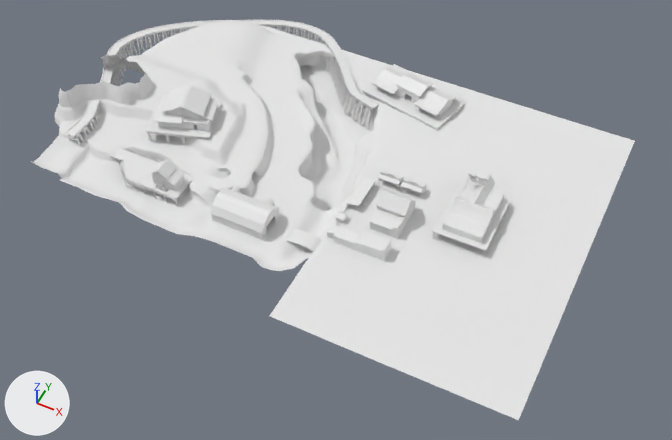
Before and after pictures for a commit that changed the Blender file ranch.blend.
Before and after are seen from a camera (50 mm lens) standing at (591.0, -998.0, 1086.0) and looking at (140.0, -96.0, -42.0). Lighting does not change. The marker at lower left points along +X, +Y and +Z.
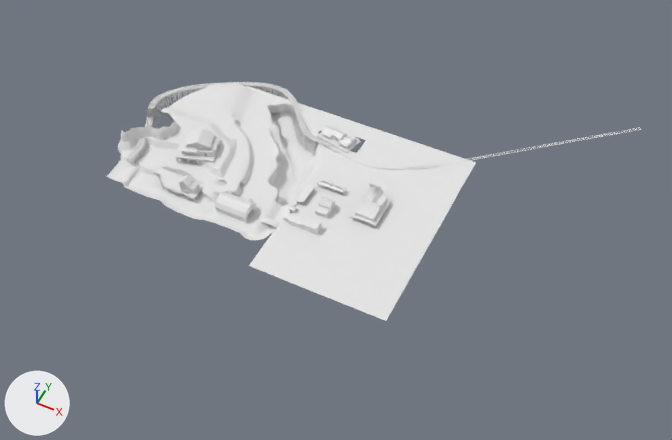
ob_beziercurve is not drawn itself; it is used by a modifier of ob_bridge, ob_cube.

Changed parts and their boxes [x1, y1, x2, y2] in the pictures (672 x 440 px):
'Plane.000', moved, rescaled (39% narrower, 40% shorter)
    before: [31, 20, 635, 420]
    after: [105, 83, 476, 321]
'bridge', moved, rescaled (38% narrower, 33% shorter)
    before: [66, 20, 379, 146]
    after: [126, 82, 320, 166]
'Saloon', moved, rescaled (48% narrower, 48% shorter)
    before: [432, 173, 510, 257]
    after: [350, 186, 390, 229]
'marv_train_main', moved, rescaled (58% narrower, 57% shorter)
    before: [362, 64, 467, 130]
    after: [317, 125, 361, 153]
'House', moved, rescaled (39% narrower, 37% shorter)
    before: [145, 85, 221, 144]
    after: [175, 128, 221, 165]
'Cube.009', moved, rescaled (39% narrower, 40% shorter)
    before: [210, 186, 280, 240]
    after: [214, 190, 256, 222]
'Cube', shown
    after: [128, 83, 642, 170]
'Cube.111', moved
    before: [478, 175, 485, 185]
    after: [374, 184, 378, 190]
'Cube.113', moved
    before: [468, 171, 489, 182]
    after: [369, 182, 381, 188]
'millPlatform', unchanged, covered by the edit
    before: [109, 148, 193, 200]
    after: [152, 167, 204, 199]
'Cube.010', unchanged, covered by the edit
    before: [326, 225, 392, 261]
    after: [283, 214, 321, 235]

What changed in the scene script:
```text
Change ob_plane_000:
    ob_plane_000.location: (-158.0, -224.0, 1.0) -> (-103.0, -206.0, 6.0)
    ob_plane_000.scale: (21.8, 21.8, 21.8) -> (13.1, 13.1, 13.1)
Change ob_cube_009:
    ob_cube_009.location: (23.0, -178.0, 1.0) -> (5.0, -178.0, 6.0)
    ob_cube_009.scale: (1.0, 1.0, 1.0) -> (0.6, 0.6, 0.6)
Change ob_house:
    ob_house.location: (-153.0, -63.0, 61.0) -> (-100.0, -109.0, 42.0)
    ob_house.scale: (1.0, 1.0, 1.0) -> (0.6, 0.6, 0.6)
Change ob_beziercurve:
    ob_beziercurve.location: (930.6, -409.3, 21.46) -> (549.8, -316.8, 18.51)
    ob_beziercurve.scale: (1.0, 1.0, 1.0) -> (0.6, 0.6, 0.6)
Change ob_bridge:
    ob_bridge.location: (931.0, -409.0, 21.0) -> (550.0, -317.0, 18.0)
    ob_bridge.scale: (1.0, 1.0, 1.0) -> (0.6, 0.6, 0.6)
Change ob_cube:
    remove ob_cube.hide_viewport = True
Change ob_saloon:
    ob_saloon.location: (344.0, -25.0, 1.0) -> (198.0, -87.0, 6.0)
    ob_saloon.scale: (1.0, 1.0, 1.0) -> (0.509, 0.509, 0.509)
Change ob_marv_train_main:
    ob_marv_train_main.location: (151.0, 190.0, 3.0) -> (82.0, 31.0, 7.0)
    ob_marv_train_main.scale: (1.0, 1.0, 1.0) -> (0.4, 0.4, 0.4)
Change ob_cube_111:
    ob_cube_111.location: (341.0, 9.0, 47.0) -> (196.0, -66.0, 34.0)
Change ob_cube_113:
    ob_cube_113.location: (333.0, 18.0, 43.0) -> (191.0, -61.0, 31.0)
```
